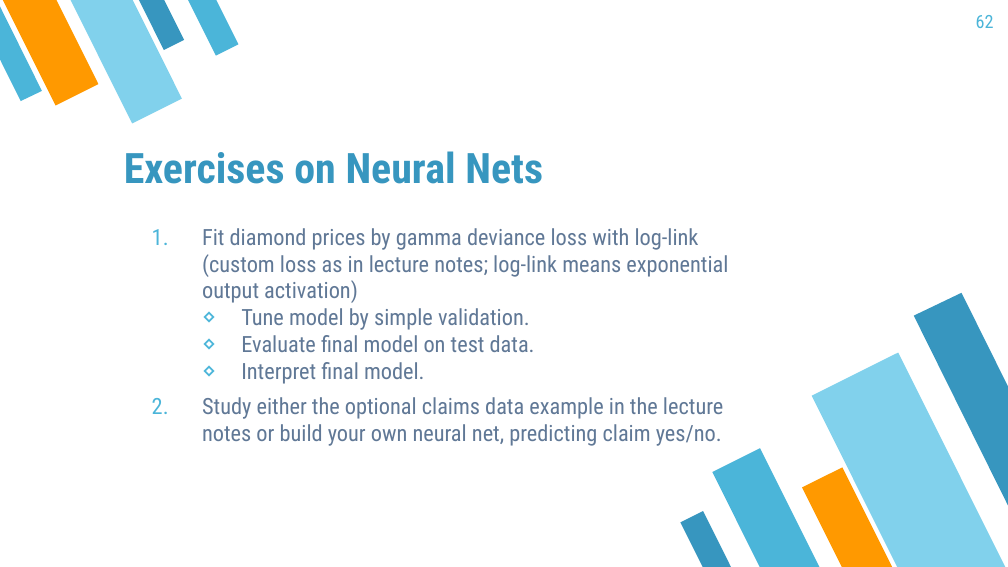
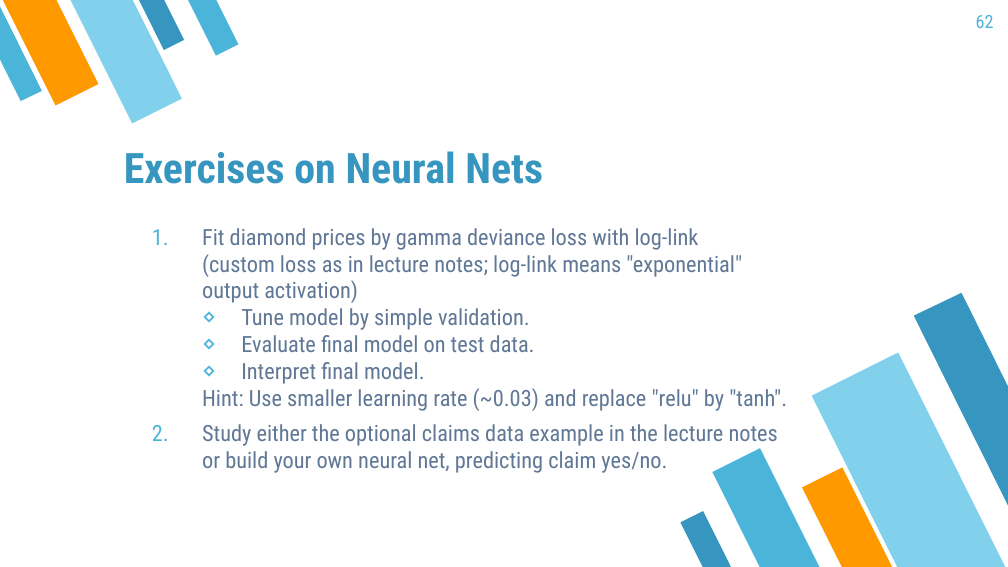
Before and after one commit to mayer79/ml_lecture, a slide deck: slide 62 of slides/ML_Lecture.pptx. Drawn at 1008x567 pixels with LibreOffice and Linux fonts; fonts in the diff are those of the drawing. Boxes give left, top, right and bottom in pixels: in the first picture for what was removed or moved away, otherwise in the second. Text is boxed around its words. In the diff, an @@ line names an element or a change of style, - is before the commit and + after.

Commit message:
solved casting problem with tensorflow (exercise)

```diff
--- a/slides/ML_Lecture.pptx
+++ b/slides/ML_Lecture.pptx
@@ text at (202,228,742,303): text changed @@
-1. Fit diamond prices by gamma deviance loss with log-link
-   (custom loss as in lecture notes; log-link means exponential output activation)
+1. Fit diamond prices by gamma deviance loss with log-link
+   (custom loss as in lecture notes; log-link means "exponential" output activation)
@@ text at (202,388,787,411): paragraph added @@
+  Hint: Use smaller learning rate (~0.03) and replace "relu" by "tanh".
```
Also in this commit, not shown: 2 other files.
